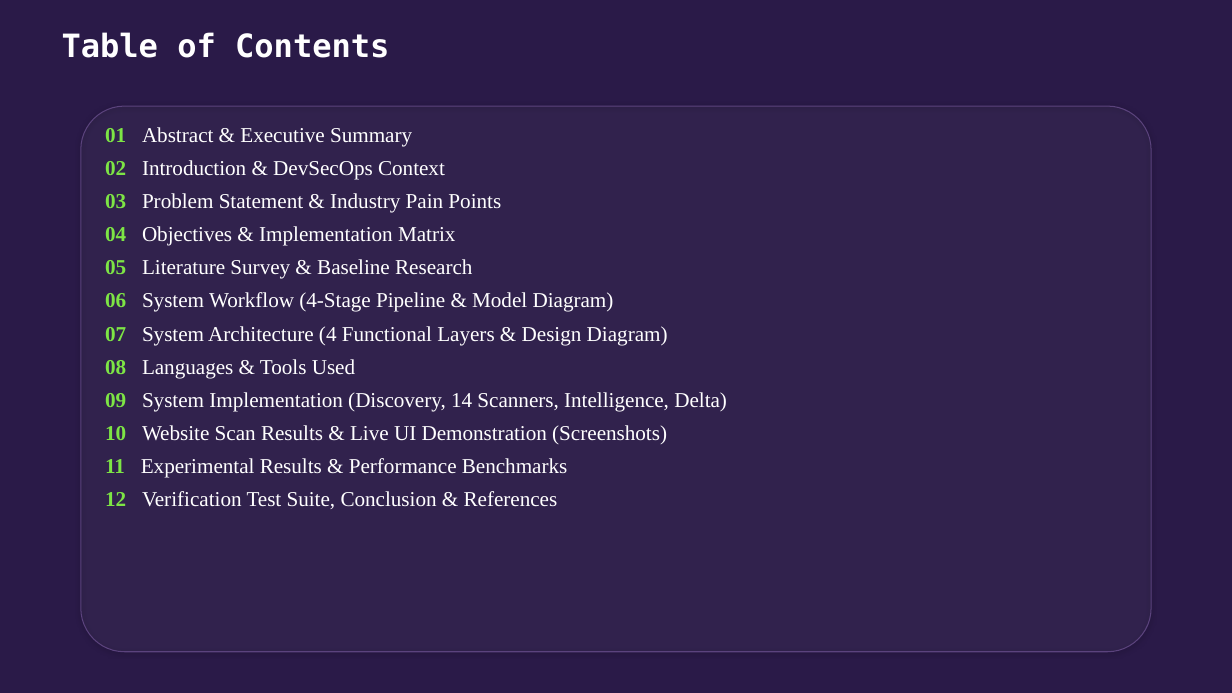
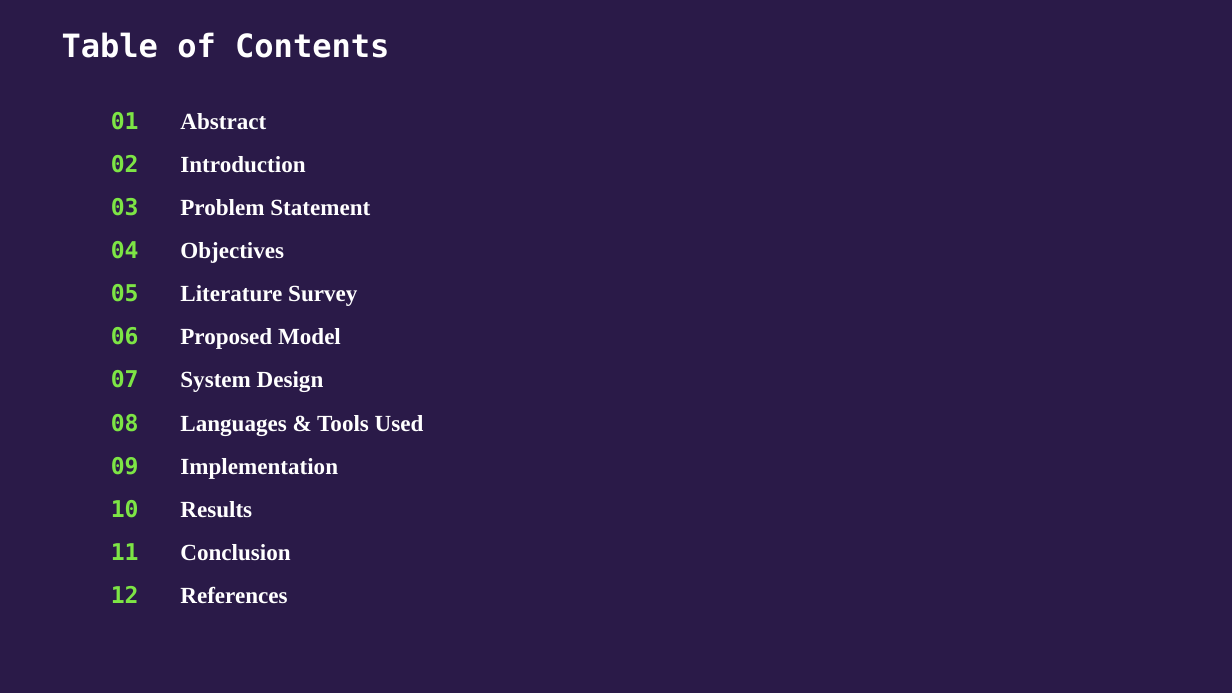
Before and after one commit to NEXUS-888/AutoSecAudit, a slide deck: slide 2 of Presentation/AutoSecAudit - Phase 3 Presentation.pptx. Drawn at 1232x693 pixels with LibreOffice and Linux fonts; fonts in the diff are those of the drawing. Boxes give left, top, right and bottom in pixels: in the first picture for what was removed or moved away, otherwise in the second. Text is boxed around its words. In the diff, an @@ line names an element or a change of style, - is before the commit and + after.

```diff
--- a/Presentation/AutoSecAudit - Phase 3 Presentation.pptx
+++ b/Presentation/AutoSecAudit - Phase 3 Presentation.pptx
@@ rounded rectangle removed at box(80, 106, 1151, 653) @@
@@ text at box(111, 112, 370, 392): text changed; size 16.5 to 18 pt; bold on @@
-01 Abstract & Executive Summary
-02 Introduction & DevSecOps Context
-03 Problem Statement & Industry Pain Points
-04 Objectives & Implementation Matrix
-05 Literature Survey & Baseline Research
-06 System Workflow (4-Stage Pipeline & Model Diagram)
-07 System Architecture (4 Functional Layers & Design Diagram)
+01 Abstract
+02 Introduction
+03 Problem Statement
+04 Objectives
+05 Literature Survey
+06 Proposed Model
+07 System Design
@@ text "01 Abstract": place and size @@
-text "01 Abstract" at box(105, 127, 727, 509)
+text "01 Abstract" at box(111, 112, 424, 604)
@@ text at box(111, 414, 424, 436): size 16.5 to 18 pt in "08 Languages & Tools Used"; font Times New Roman to DejaVu Sans Mono in "08"; bold on in "Languages & Tools Used"; more space between paragraphs @@
@@ text at box(111, 457, 338, 604): text changed; size 16.5 to 18 pt; bold on @@
-09 System Implementation (Discovery, 14 Scanners, Intelligence, Delta)
-10 Website Scan Results & Live UI Demonstration (Screenshots)
-11 Experimental Results & Performance Benchmarks
-12 Verification Test Suite, Conclusion & References
+09 Implementation
+10 Results
+11 Conclusion
+12 References
```
Also in this commit, not shown: 12 other slides changed, 6 slides added, 7 slides removed, 41 other files.
